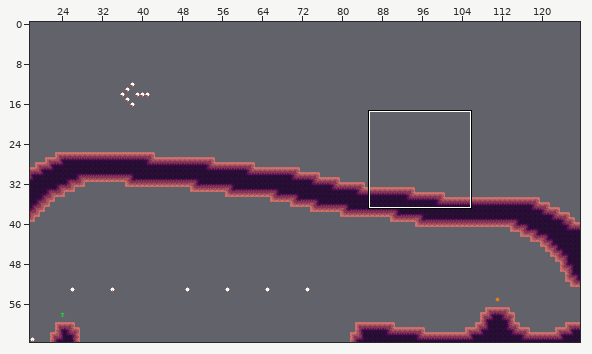
Tiled map, stored at mapping_tools/tilemaps/dirt5.tmx. Above, an overview of the earlier version with the close-up marked.
Close-up. Before the edit:
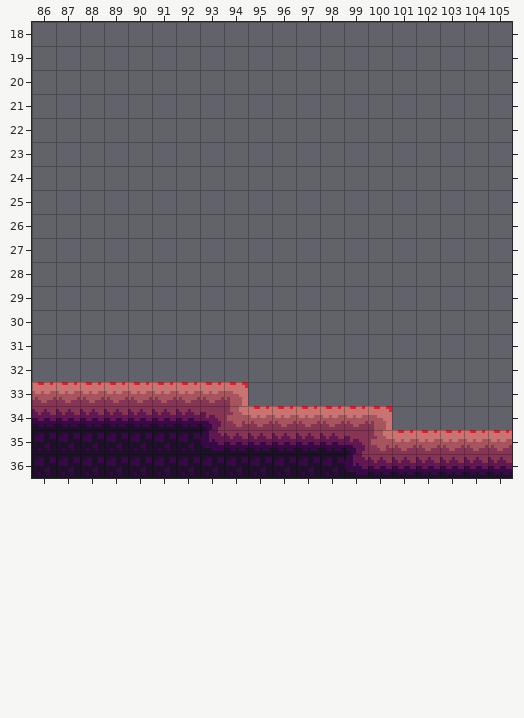
Cells are 8x8 px. Shown: x 86..105, y 18..36. The commit also changed other parts of the map, which this record leaves out.
The same view after the edit:
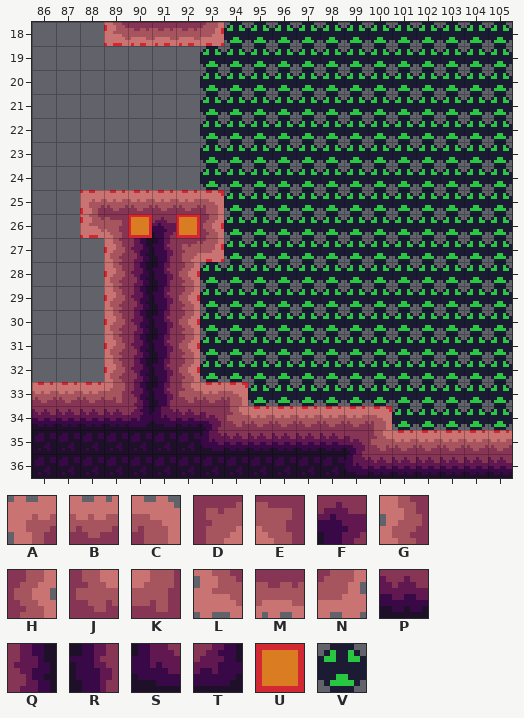
Key: from "dirt": A 0, B 1, C 2, D 3, E 4, F 11, G 13, H 15, J 16, K 17, L 26, M 27, N 28, P 50, Q 62, R 64, S 73, T 74; from "tools": U 1 "ground", V 21.
_ is an empty cell, . an unchanged one.
Difference:
--- layer "draft"
@@ x 89..93 @@
-18 _____
+18 UUUUU
@@ x 88..93 @@
-25 ______
-26 _._.__
-27 ._..._
-28 ._.._.
-29 ._.._.
-30 ._.._.
-31 ._.._.
-32 ._.._.
+25 UUUUUU
+26 U.U.UU
+27 .U...U
+28 .U..U.
+29 .U..U.
+30 .U..U.
+31 .U..U.
+32 .U..U.
--- layer "map"
@@ x 89..93 @@
-18 _____
+18 LMMMN
@@ x 88..93 @@
-25 ______
-26 __._._
-27 ._____
-28 .____.
-29 .____.
-30 .____.
-31 .____.
-32 .____.
-33 .BBBB.
-34 ..PP..
+25 ABBBBC
+26 LE.F.H
+27 .GQRDN
+28 .GQRH.
+29 .GQRH.
+30 .GQRH.
+31 .GQRH.
+32 .GQRH.
+33 .KQRJ.
+34 ..TS..
--- layer "entity"
@@ x 93..105 @@
-18 .____________
-19 _____________
-20 _____________
-21 _____________
-22 _____________
-23 _____________
-24 _____________
-25 .____________
-26 .____________
-27 .____________
-28 _____________
-29 _____________
-30 _____________
-31 _____________
-32 _____________
-33 ..___________
-34 ........_____
+18 .VVVVVVVVVVVV
+19 VVVVVVVVVVVVV
+20 VVVVVVVVVVVVV
+21 VVVVVVVVVVVVV
+22 VVVVVVVVVVVVV
+23 VVVVVVVVVVVVV
+24 VVVVVVVVVVVVV
+25 .VVVVVVVVVVVV
+26 .VVVVVVVVVVVV
+27 .VVVVVVVVVVVV
+28 VVVVVVVVVVVVV
+29 VVVVVVVVVVVVV
+30 VVVVVVVVVVVVV
+31 VVVVVVVVVVVVV
+32 VVVVVVVVVVVVV
+33 ..VVVVVVVVVVV
+34 ........VVVVV
Pixel boxes of the changes (left, top, right, bottom) in both close-ups:
changed: (80, 22, 512, 430)
